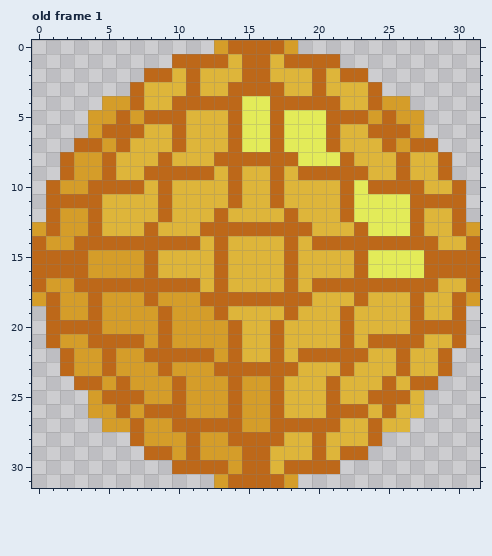
Edited in one commit: pixel-art file (Firefly/Scenes/Collectibles/sunsphere.aseprite). This is how it looked before the edit.
32x32 pixels, 1 frame. Shown: old frame 1.
New version:
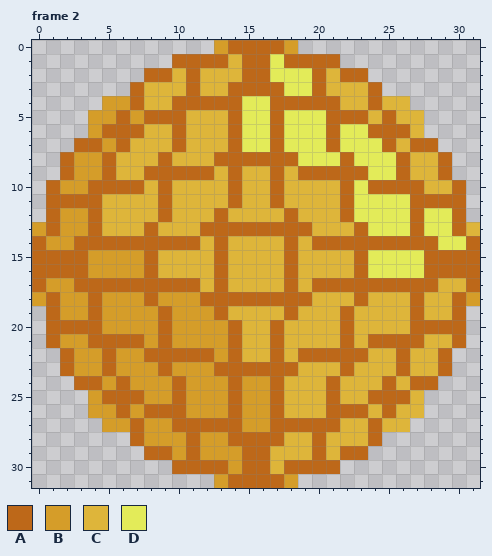
Palette (. is transparent): A #bd6819  B #d59d29  C #deb53a  D #e3eb59
A new or re-ordered frame is compared with the old frame closest to it.
Diff:
frames 1 -> 2
layer "HandShaded" added
layer "Layer 1" now hidden
Frame 2 is new; against old frame 1:
y 1: x 17 C -> D
y 2: x 17..19 CCC -> DDD
y 3: x 18..19 CC -> DD
y 4: x 25..26 BB -> CC
y 5: x 24 B -> C; x 26..27 BB -> CC
y 6: x 22..23 CC -> DD; x 27 B -> C
y 7: x 22..24 CCC -> DDD; x 26 B -> C
y 8: x 23..25 CCC -> DDD
y 9: x 24..25 CC -> DD
y 12: x 28..29 CC -> DD
y 13: x 28..29 CC -> DD; x 31 B -> C
y 14: x 29..30 CC -> DD
